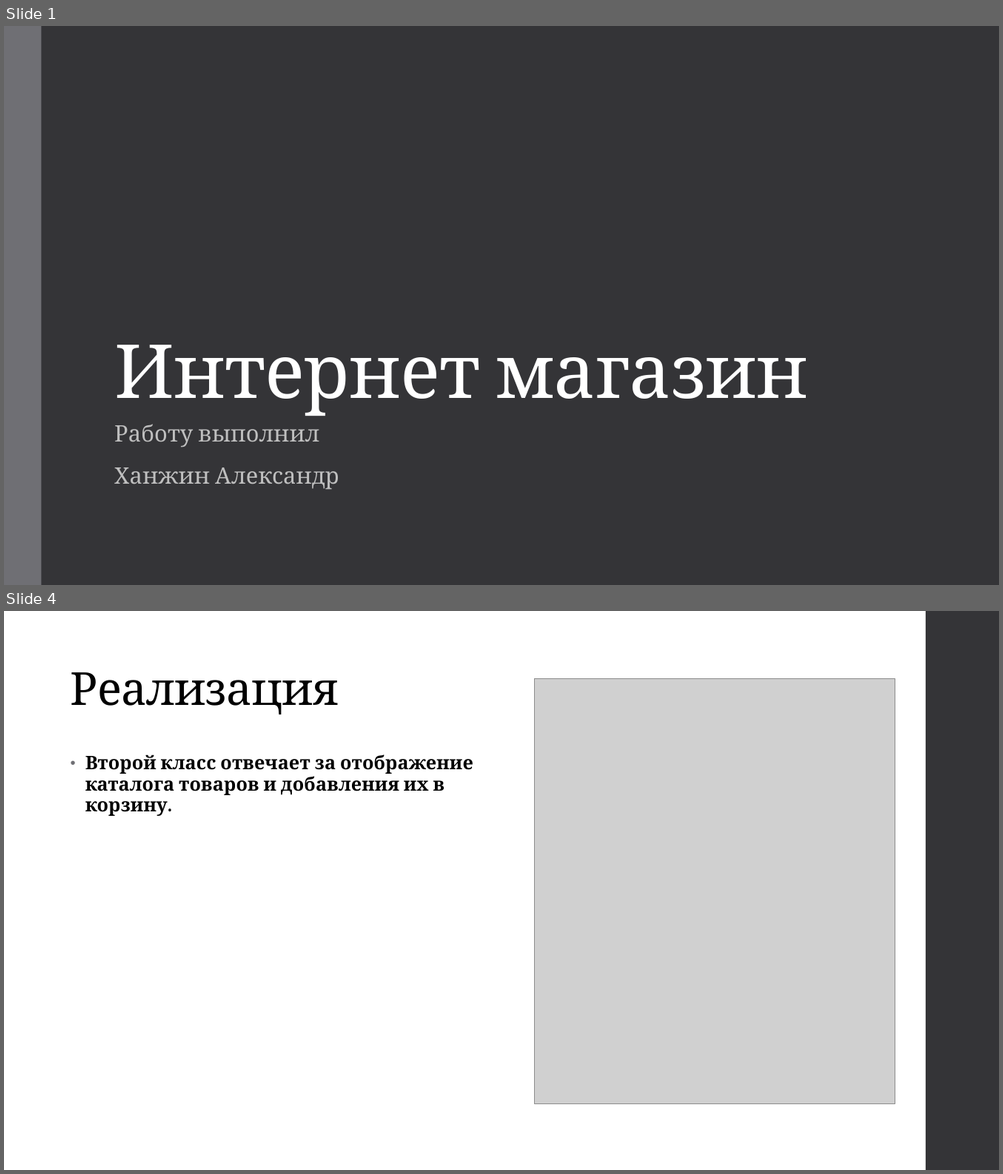
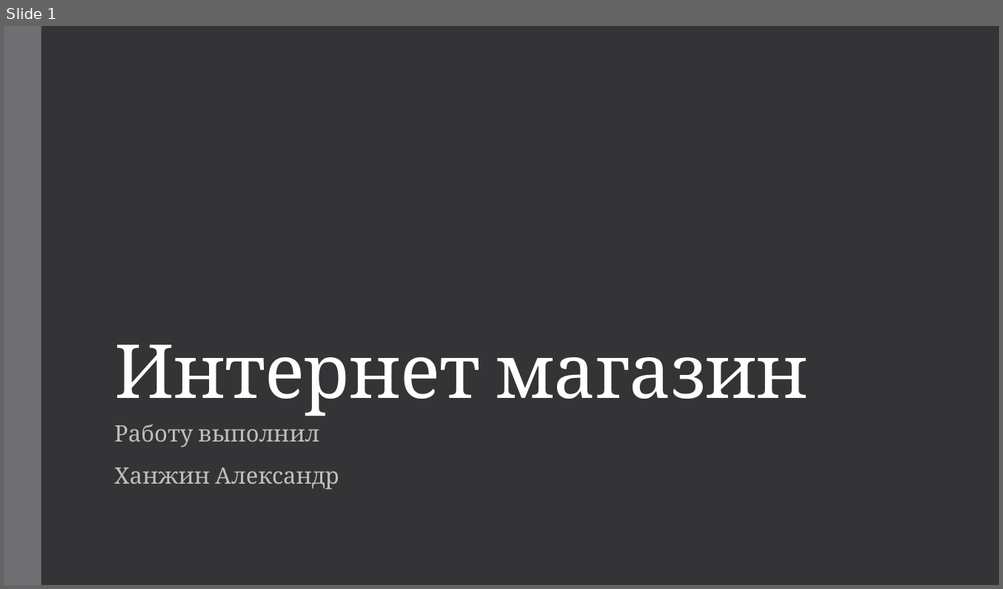
Before and after one commit to Asklit/WebOnlineStore, a slide deck: documents/online_store.pptx. Shown one above the other, each under a label of ours: slides 1 and 4 before the commit, slide 1 after it; the slides between them are not shown. The pictures are 1003x1174 and 1003x589 pixels, drawn with LibreOffice and Linux fonts; fonts in the diff are those of the drawing; grey boxes stand for pictures. Boxes give left, top, right and bottom in pixels: in the first picture for what was removed or moved away, otherwise in the second. Text is boxed around its words. In the diff, an @@ line names an element or a change of style, - is before the commit and + after.

```diff
--- a/documents/online_store.pptx
+++ b/documents/online_store.pptx
@@ slide 4 removed at box(4, 611, 999, 1170), background #FFFFFF @@
@@ rectangle removed at box(925, 611, 999, 1170) @@
@@ title removed at box(71, 672, 338, 715) @@
-Реализация
@@ picture removed at box(535, 679, 895, 1104) @@
@@ text removed at box(85, 755, 473, 816) @@
-• Второй класс отвечает за отображение каталога товаров и добавления их в корзину.
```
Also in this commit, not shown: 7 slides changed, 1 slide added, 2 other slides removed.
